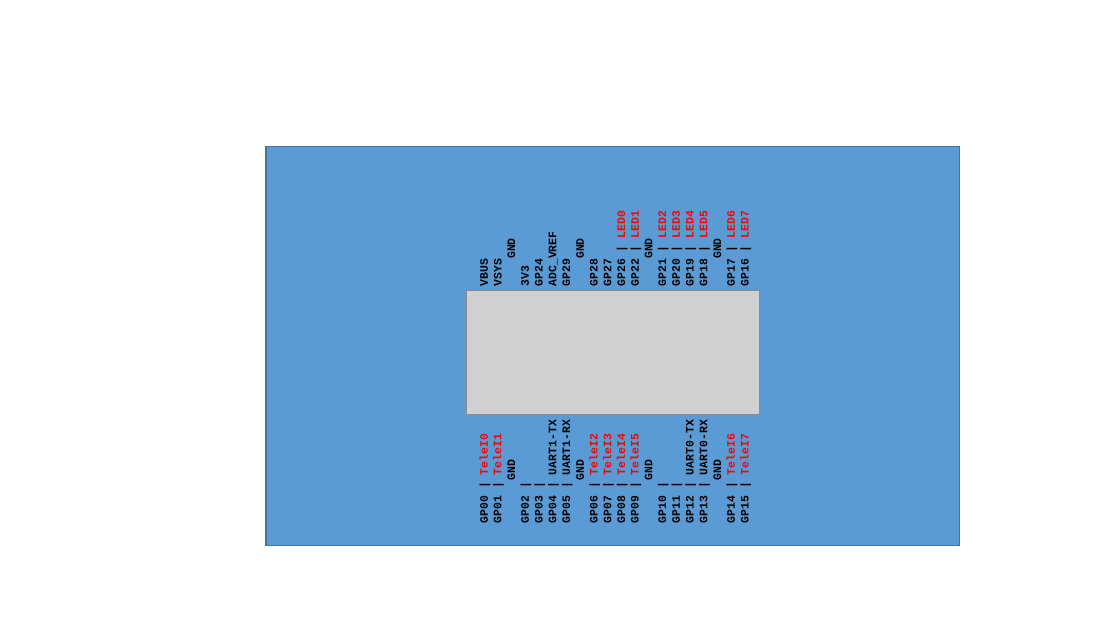
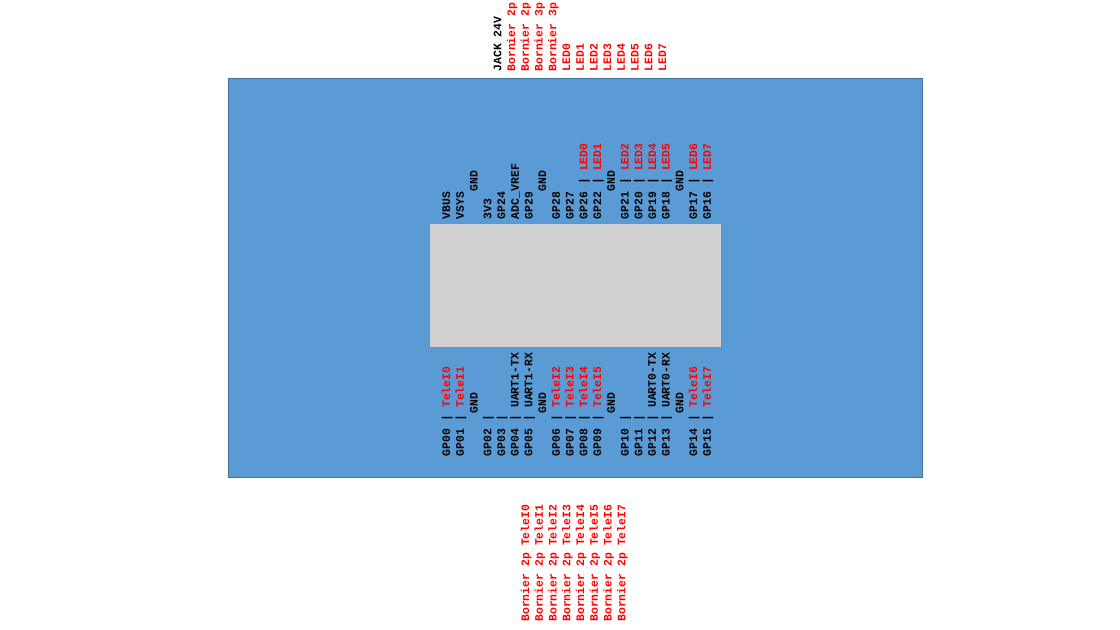
Before and after one commit to bdevijve/RP2040_8Teleinfo, a slide deck: slide 3 of HW/GPIO-MAPPING.pptx. Drawn at 1120x630 pixels with LibreOffice and Linux fonts; fonts in the diff are those of the drawing; grey boxes stand for pictures. Boxes give left, top, right and bottom in pixels: in the first picture for what was removed or moved away, otherwise in the second. Text is boxed around its words. In the diff, an @@ line names an element or a change of style, - is before the commit and + after.

```diff
--- a/HW/GPIO-MAPPING.pptx
+++ b/HW/GPIO-MAPPING.pptx
@@ text added at (x1=492, y1=4, x2=670, y2=71), 9.8 pt, text #FF0000, bold @@
+JACK 24V
+Bornier 2p 24V
+Bornier 2p 5V
+Bornier 3p UART1
+Bornier 3p UART2
+LED0
+LED1
+LED2
+LED3
+LED4
+LED5
+LED6
+LED7
@@ rectangle moved from (x1=266, y1=146, x2=960, y2=545) to (x1=229, y1=79, x2=923, y2=478) @@
@@ text "VBUS" moved from (x1=506, y1=213, x2=752, y2=286) to (x1=468, y1=145, x2=714, y2=219) @@
@@ picture moved from (x1=467, y1=291, x2=760, y2=415) to (x1=429, y1=223, x2=722, y2=348) @@
@@ text "GP00 | TeleI0" moved from (x1=478, y1=425, x2=752, y2=523) to (x1=441, y1=358, x2=714, y2=456) @@
@@ text added at (x1=520, y1=509, x2=629, y2=621), 9.8 pt, text #FF0000, bold @@
+Bornier 2p TeleI0
+Bornier 2p TeleI1
+Bornier 2p TeleI2
+Bornier 2p TeleI3
+Bornier 2p TeleI4
+Bornier 2p TeleI5
+Bornier 2p TeleI6
+Bornier 2p TeleI7
```
